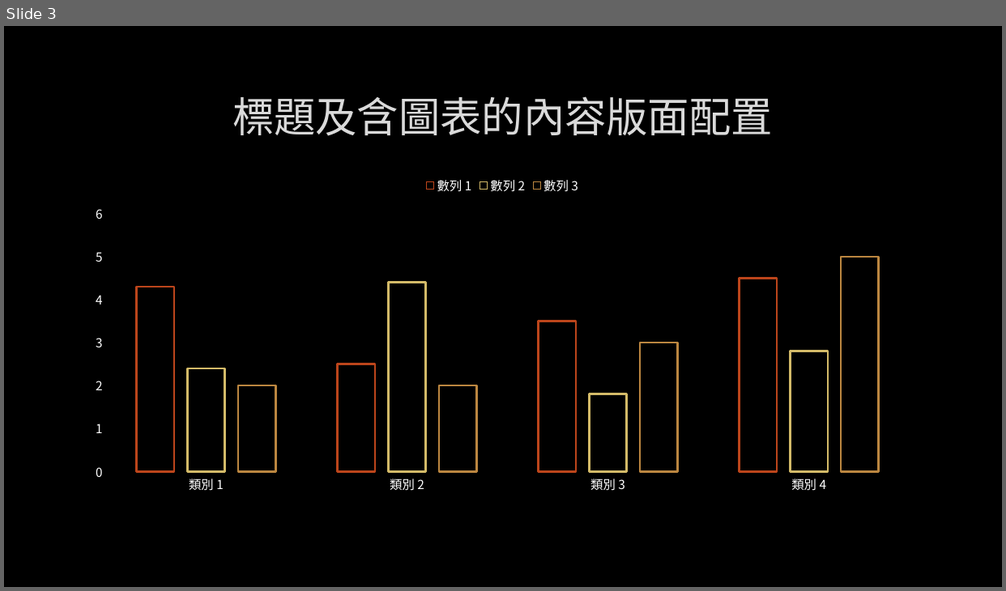
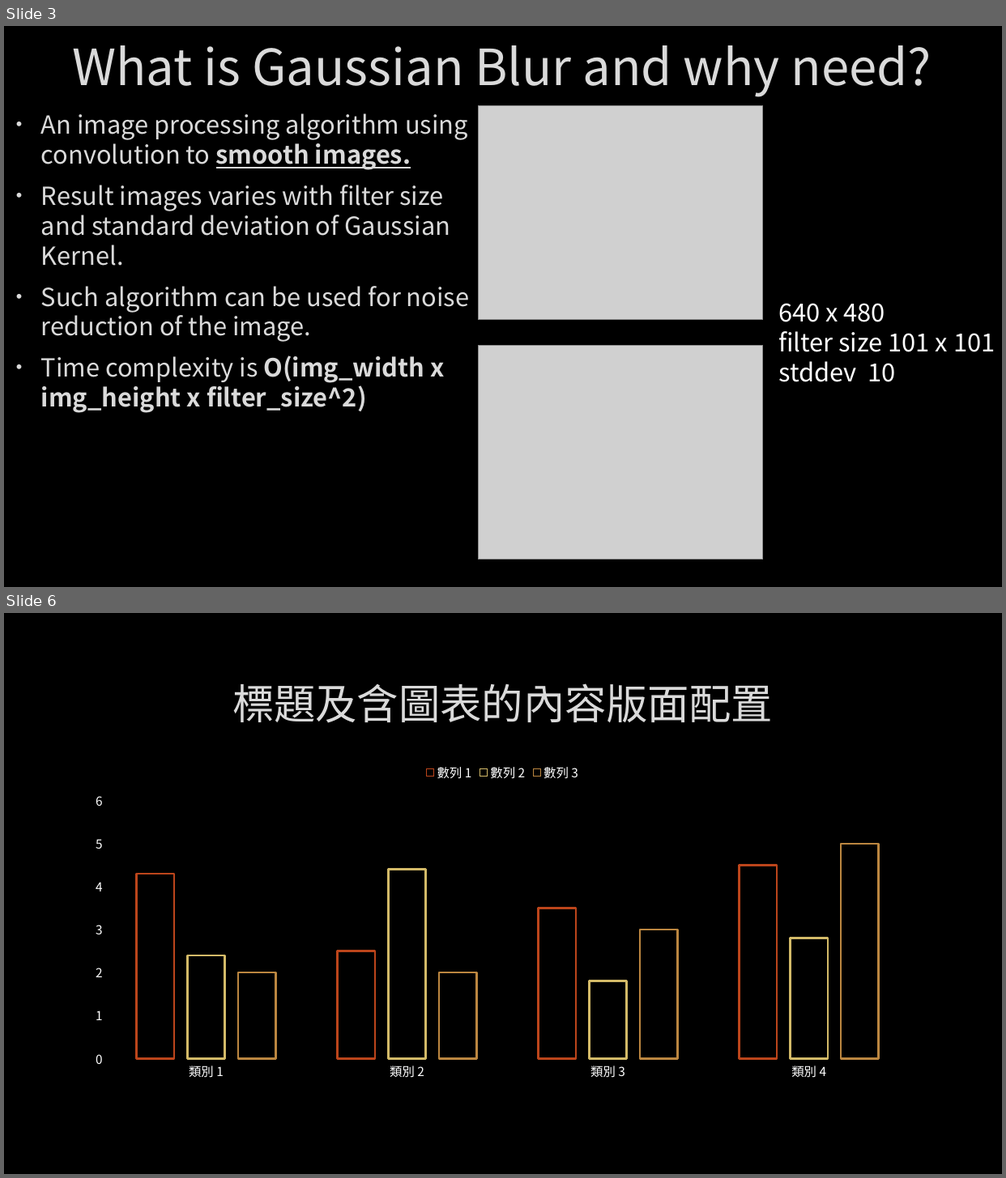
Before and after one commit to Alfons0329/Parallel_Programming_Fall_2018, a slide deck: Final Project/Report.pptx. Shown one above the other, each under a label of ours: slide 3 before the commit, slides 3 and 6 after it; the slides between them are not shown. The pictures are 1006x591 and 1006x1178 pixels, drawn with LibreOffice and Linux fonts; fonts in the diff are those of the drawing; grey boxes stand for pictures; background and template pictures are left out. Boxes give left, top, right and bottom in pixels: in the first picture for what was removed or moved away, otherwise in the second. Text is boxed around its words. In the diff, an @@ line names an element or a change of style, - is before the commit and + after.

```diff
--- a/Final Project/Report.pptx
+++ b/Final Project/Report.pptx
@@ slide 3 added at [4,26,1002,587], background picture (left out) @@
@@ title added at [72,45,931,97], 48 pt, text #DADADA @@
+What is Gaussian Blur and why need?
@@ text added at [41,113,469,413], 24 pt, text #DADADA @@
+• An image processing algorithm using convolution to smooth images.
+• Result images varies with filter size and standard deviation of Gaussian Kernel.
+• Such algorithm can be used for noise reduction of the image.
+• Time complexity is O(img_width x img_height x filter_size^2)
@@ picture added at [478,106,763,320] @@
@@ text added at [778,303,995,382], 24 pt, text #FFFFFF @@
+640 x 480
+filter size 101 x 101
+stddev 10
@@ picture added at [478,346,763,560] @@
@@ what was slide 3 is now slide 6 @@
```
Also in this commit, not shown: 1 slide changed, 3 other slides added, 1 slide removed, 12 other files.
